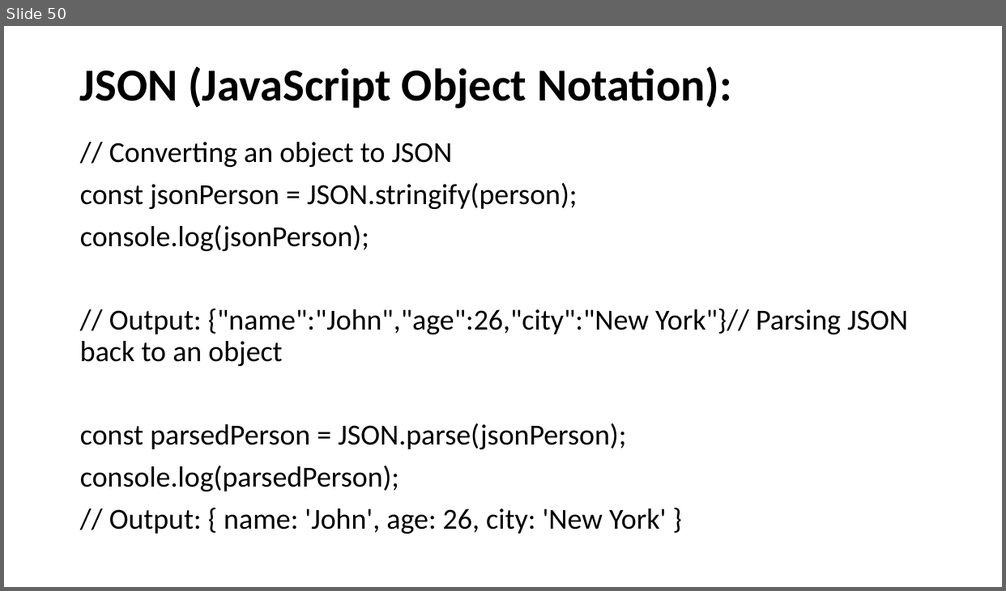
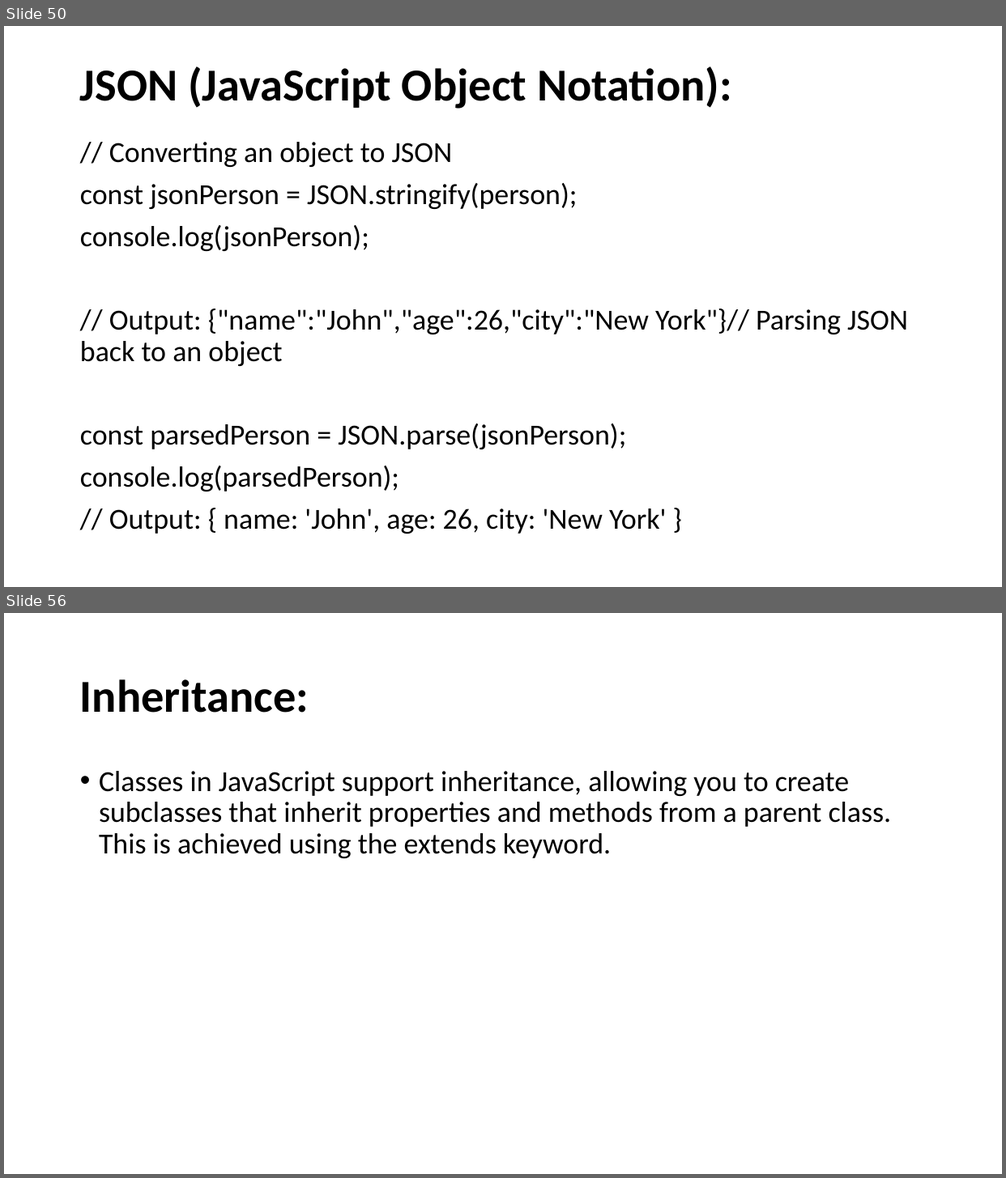
Before and after one commit to SethLK/JavaScript-Wizard-Course-for-Beginners, a slide deck: JavaScript Master Course for Beginners.pptx. Shown one above the other, each under a label of ours: slide 50 before the commit, slides 50 and 56 after it; the slides between them are not shown. The pictures are 1006x591 and 1006x1178 pixels, drawn with LibreOffice and Linux fonts; fonts in the diff are those of the drawing. Boxes give left, top, right and bottom in pixels: in the first picture for what was removed or moved away, otherwise in the second. Text is boxed around its words. In the diff, an @@ line names an element or a change of style, - is before the commit and + after.

```diff
--- a/JavaScript Master Course for Beginners.pptx
+++ b/JavaScript Master Course for Beginners.pptx
@@ slide 56 added at [4,613,1002,1174], background #FFFFFF @@
@@ title added at [80,679,309,713], 44 pt, text #000000, bold @@
+Inheritance:
@@ text added at [99,771,892,858], 28 pt, text #000000 @@
+• Classes in JavaScript support inheritance, allowing you to create subclasses that inherit properties and methods from a parent class. This is achieved using the extends keyword.
```
Also in this commit, not shown: 7 other slides added.
